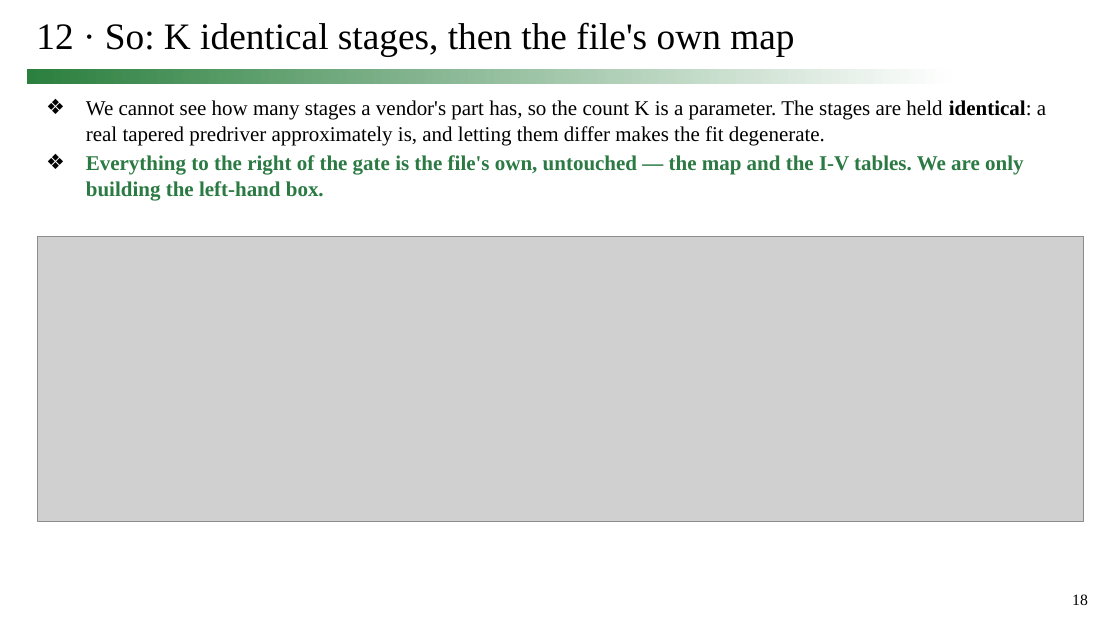
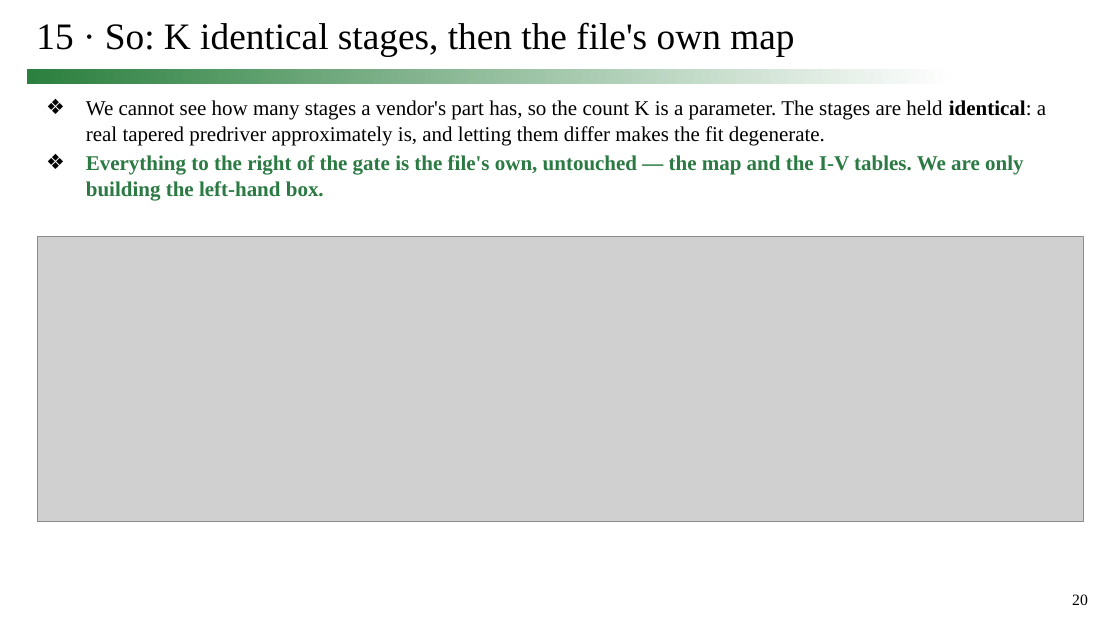
Before and after one commit to simon9721/ibis_comparison, a slide deck: slide 20 of results/meeting_deck_2026-09-24/0924_track1_story.pptx (slide 18 before the commit). Drawn at 1120x630 pixels with LibreOffice and Linux fonts; fonts in the diff are those of the drawing; grey boxes stand for pictures. Boxes give left, top, right and bottom in pixels: in the first picture for what was removed or moved away, otherwise in the second. Text is boxed around its words. In the diff, an @@ line names an element or a change of style, - is before the commit and + after.

```diff
--- a/results/meeting_deck_2026-09-24/0924_track1_story.pptx
+++ b/results/meeting_deck_2026-09-24/0924_track1_story.pptx
@@ title at (x1=36, y1=22, x2=794, y2=57): text changed @@
-12 · So: K identical stages, then the file's own map
+15 · So: K identical stages, then the file's own map
@@ page number at (x1=1072, y1=594, x2=1088, y2=605): text changed @@
-18
+20
```
Also in this commit, not shown: 10 other slides changed, 3 slides added, 1 slide removed, 7 other files.
